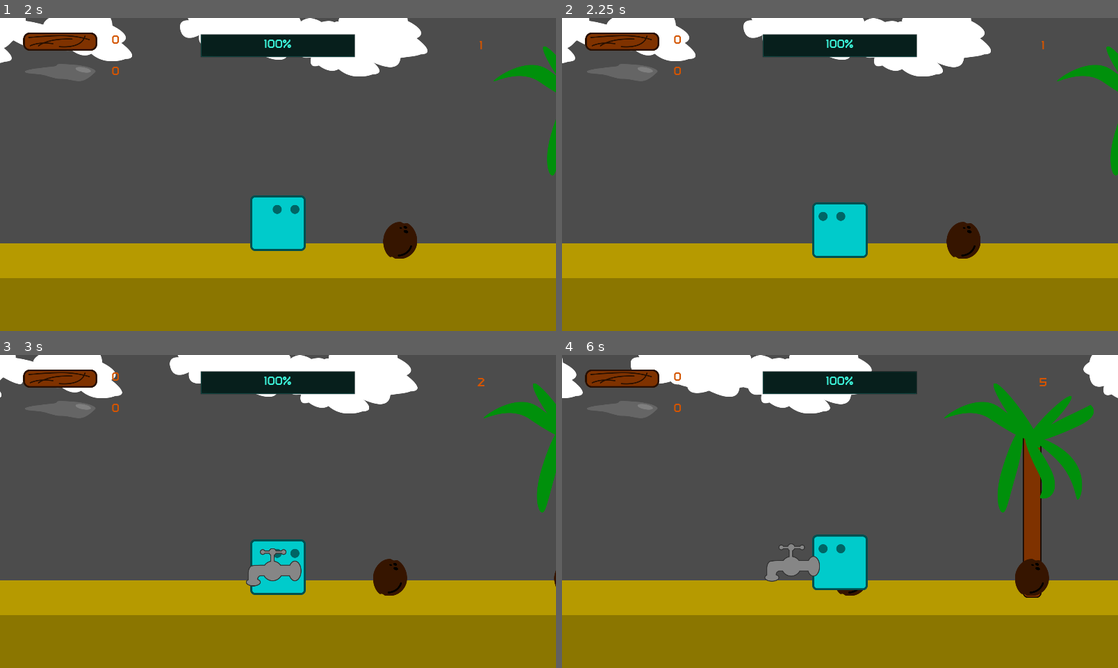
Above: before the commit, frames 1-4 (two rows, left to right).
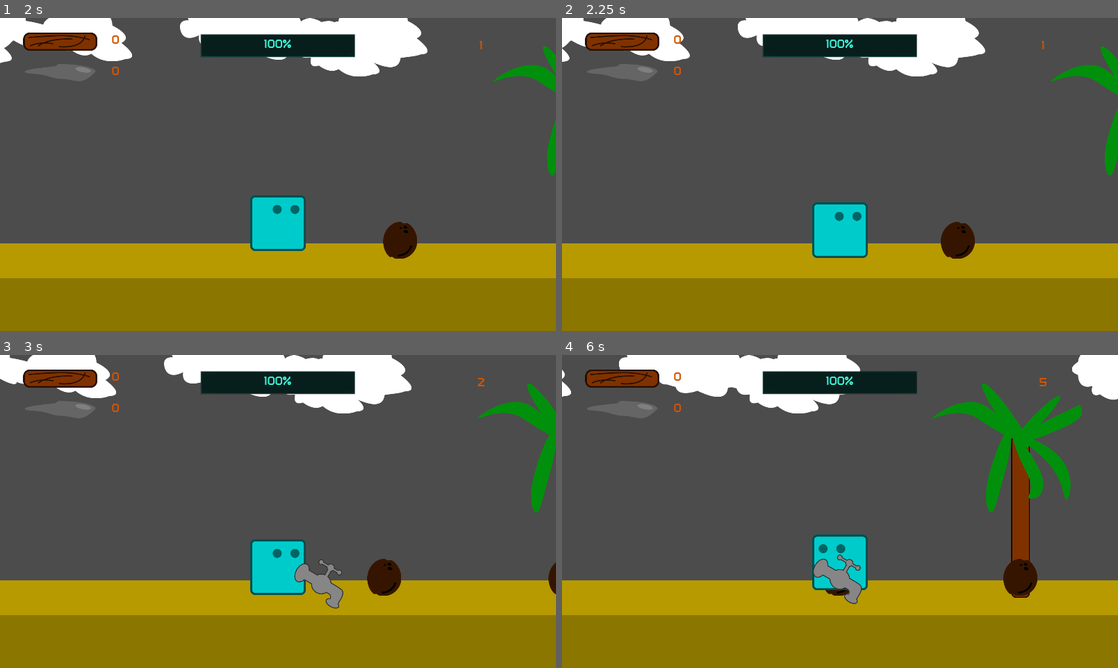
Above: after the commit, the same moments.

Repository: AlixBarreaux/coconut-survival
Game: Godot game, scene res://GUI/Main Menu/MainMenu.tscn
Same seed, same stepped clock (60 frames per second), same inputs: the game is played once before the commit and once after it. Sound files missing from this copy of the repository are replaced by a short silence.
Inputs:
- Up to frame 1 (2 s): click "PLAY" at 0.5 s; tap Enter at 1.25 s; hold D (move_right) from 1.28 s (still down); tap Space (attack) at 1.35 s
- Up to frame 2 (2.25 s): release D (move_right) at 2.03 s; tap Q (build_spike, bound only after the commit) at 2.1 s
- Up to frame 3 (3 s): tap Space (attack) at 2.75 s; hold D (move_right) from 2.78 s (still down); tap A (build_spike, bound only before the commit) at 2.85 s
- Up to frame 4 (6 s): tap E (build_wall) at 3.6 s; release D (move_right) at 4.28 s; tap Space (attack) at 4.35, 5.75 s; tap Enter at 5 s; tap Q (build_spike, bound only after the commit) at 5.1 s; tap A (build_spike, bound only before the commit) at 5.85 s

Frame 1 is identical in both runs. In frame 2, 1.8% of the frame differs, in the area x 0-100%, y 0-77%; in frame 3, 3.1%; in frame 4, 7.7%, in the area x 0-100%, y 0-80%.

Commit message:
Change all input keys to physical key, fix position in Wall scene, remove Wall2 scene.

Diff:
--- a/Buildings/Wall.tscn
+++ b/Buildings/Wall.tscn
@@ -7,7 +7,6 @@
 extents = Vector2( 67, 256 )
 
 [node name="Wall" type="StaticBody2D"]
-position = Vector2( -190, 0 )
 collision_layer = 8
 collision_mask = 8
 script = ExtResource( 2 )
--- a/GUI/Game Over/GameOverMenu.tscn
+++ b/GUI/Game Over/GameOverMenu.tscn
@@ -78,5 +78,6 @@
 __meta__ = {
 "_editor_description_": ""
 }
+
 [connection signal="pressed" from="LabelsContainer/Buttons/Quit" to="." method="_on_Quit_pressed"]
 [connection signal="pressed" from="LabelsContainer/Buttons/PlayAgain" to="." method="_on_PlayAgain_pressed"]
--- a/project.godot
+++ b/project.godot
@@ -103,115 +103,117 @@
 
 ui_accept={
 "deadzone": 0.5,
-"events": [ Object(InputEventKey,"resource_local_to_scene":false,"resource_name":"","device":0,"alt":false,"shift":false,"control":false,"meta":false,"command":false,"pressed":false,"scancode":16777221,"physical_scancode":0,"unicode":0,"echo":false,"script":null)
-, Object(InputEventKey,"resource_local_to_scene":false,"resource_name":"","device":0,"alt":false,"shift":false,"control":false,"meta":false,"command":false,"pressed":false,"scancode":16777222,"physical_scancode":0,"unicode":0,"echo":false,"script":null)
-, Object(InputEventKey,"resource_local_to_scene":false,"resource_name":"","device":0,"alt":false,"shift":false,"control":false,"meta":false,"command":false,"pressed":false,"scancode":32,"physical_scancode":0,"unicode":0,"echo":false,"script":null)
-, Object(InputEventJoypadButton,"resource_local_to_scene":false,"resource_name":"","device":0,"button_index":0,"pressure":0.0,"pressed":false,"script":null)
+"events": [ Object(InputEventJoypadButton,"resource_local_to_scene":false,"resource_name":"","device":0,"button_index":0,"pressure":0.0,"pressed":false,"script":null)
+, Object(InputEventKey,"resource_local_to_scene":false,"resource_name":"","device":0,"alt":false,"shift":false,"control":false,"meta":false,"command":false,"pressed":false,"scancode":0,"physical_scancode":16777221,"unicode":0,"echo":false,"script":null)
+, Object(InputEventKey,"resource_local_to_scene":false,"resource_name":"","device":0,"alt":false,"shift":false,"control":false,"meta":false,"command":false,"pressed":false,"scancode":0,"physical_scancode":16777222,"unicode":0,"echo":false,"script":null)
+, Object(InputEventKey,"resource_local_to_scene":false,"resource_name":"","device":0,"alt":false,"shift":false,"control":false,"meta":false,"command":false,"pressed":false,"scancode":0,"physical_scancode":32,"unicode":0,"echo":false,"script":null)
  ]
 }
 ui_select={
 "deadzone": 0.5,
-"events": [ Object(InputEventKey,"resource_local_to_scene":false,"resource_name":"","device":0,"alt":false,"shift":false,"control":false,"meta":false,"command":false,"pressed":false,"scancode":32,"physical_scancode":0,"unicode":0,"echo":false,"script":null)
-, Object(InputEventJoypadButton,"resource_local_to_scene":false,"resource_name":"","device":0,"button_index":3,"pressure":0.0,"pressed":false,"script":null)
+"events": [ Object(InputEventJoypadButton,"resource_local_to_scene":false,"resource_name":"","device":0,"button_index":3,"pressure":0.0,"pressed":false,"script":null)
+, Object(InputEventKey,"resource_local_to_scene":false,"resource_name":"","device":0,"alt":false,"shift":false,"control":false,"meta":false,"command":false,"pressed":false,"scancode":0,"physical_scancode":32,"unicode":0,"echo":false,"script":null)
  ]
 }
 ui_cancel={
 "deadzone": 0.5,
-"events": [ Object(InputEventKey,"resource_local_to_scene":false,"resource_name":"","device":0,"alt":false,"shift":false,"control":false,"meta":false,"command":false,"pressed":false,"scancode":16777217,"physical_scancode":0,"unicode":0,"echo":false,"script":null)
-, Object(InputEventJoypadButton,"resource_local_to_scene":false,"resource_name":"","device":0,"button_index":1,"pressure":0.0,"pressed":false,"script":null)
+"events": [ Object(InputEventJoypadButton,"resource_local_to_scene":false,"resource_name":"","device":0,"button_index":1,"pressure":0.0,"pressed":false,"script":null)
+, Object(InputEventKey,"resource_local_to_scene":false,"resource_name":"","device":0,"alt":false,"shift":false,"control":false,"meta":false,"command":false,"pressed":false,"scancode":0,"physical_scancode":16777217,"unicode":0,"echo":false,"script":null)
  ]
 }
 ui_focus_next={
 "deadzone": 0.5,
-"events": [ Object(InputEventKey,"resource_local_to_scene":false,"resource_name":"","device":0,"alt":false,"shift":false,"control":false,"meta":false,"command":false,"pressed":false,"scancode":16777218,"physical_scancode":0,"unicode":0,"echo":false,"script":null)
+"events": [ Object(InputEventKey,"resource_local_to_scene":false,"resource_name":"","device":0,"alt":false,"shift":false,"control":false,"meta":false,"command":false,"pressed":false,"scancode":0,"physical_scancode":16777218,"unicode":0,"echo":false,"script":null)
  ]
 }
 ui_focus_prev={
 "deadzone": 0.5,
-"events": [ Object(InputEventKey,"resource_local_to_scene":false,"resource_name":"","device":0,"alt":false,"shift":true,"control":false,"meta":false,"command":false,"pressed":false,"scancode":16777218,"physical_scancode":0,"unicode":0,"echo":false,"script":null)
+"events": [ Object(InputEventKey,"resource_local_to_scene":false,"resource_name":"","device":0,"alt":false,"shift":true,"control":false,"meta":false,"command":false,"pressed":false,"scancode":0,"physical_scancode":16777218,"unicode":0,"echo":false,"script":null)
  ]
 }
 ui_left={
 "deadzone": 0.5,
-"events": [ Object(InputEventKey,"resource_local_to_scene":false,"resource_name":"","device":0,"alt":false,"shift":false,"control":false,"meta":false,"command":false,"pressed":false,"scancode":16777231,"physical_scancode":0,"unicode":0,"echo":false,"script":null)
-, Object(InputEventJoypadMotion,"resource_local_to_scene":false,"resource_name":"","device":0,"axis":0,"axis_value":-1.0,"script":null)
+"events": [ Object(InputEventJoypadMotion,"resource_local_to_scene":false,"resource_name":"","device":0,"axis":0,"axis_value":-1.0,"script":null)
+, Object(InputEventKey,"resource_local_to_scene":false,"resource_name":"","device":0,"alt":false,"shift":false,"control":false,"meta":false,"command":false,"pressed":false,"scancode":0,"physical_scancode":16777231,"unicode":0,"echo":false,"script":null)
  ]
 }
 ui_right={
 "deadzone": 0.5,
-"events": [ Object(InputEventKey,"resource_local_to_scene":false,"resource_name":"","device":0,"alt":false,"shift":false,"control":false,"meta":false,"command":false,"pressed":false,"scancode":16777233,"physical_scancode":0,"unicode":0,"echo":false,"script":null)
-, Object(InputEventJoypadMotion,"resource_local_to_scene":false,"resource_name":"","device":0,"axis":0,"axis_value":1.0,"script":null)
+"events": [ Object(InputEventJoypadMotion,"resource_local_to_scene":false,"resource_name":"","device":0,"axis":0,"axis_value":1.0,"script":null)
+, Object(InputEventKey,"resource_local_to_scene":false,"resource_name":"","device":0,"alt":false,"shift":false,"control":false,"meta":false,"command":false,"pressed":false,"scancode":0,"physical_scancode":16777233,"unicode":0,"echo":false,"script":null)
  ]
 }
 ui_up={
 "deadzone": 0.5,
-"events": [ Object(InputEventKey,"resource_local_to_scene":false,"resource_name":"","device":0,"alt":false,"shift":false,"control":false,"meta":false,"command":false,"pressed":false,"scancode":16777232,"physical_scancode":0,"unicode":0,"echo":false,"script":null)
-, Object(InputEventJoypadMotion,"resource_local_to_scene":false,"resource_name":"","device":0,"axis":1,"axis_value":-1.0,"script":null)
+"events": [ Object(InputEventJoypadMotion,"resource_local_to_scene":false,"resource_name":"","device":0,"axis":1,"axis_value":-1.0,"script":null)
+, Object(InputEventKey,"resource_local_to_scene":false,"resource_name":"","device":0,"alt":false,"shift":false,"control":false,"meta":false,"command":false,"pressed":false,"scancode":0,"physical_scancode":16777232,"unicode":0,"echo":false,"script":null)
  ]
 }
 ui_down={
 "deadzone": 0.5,
-"events": [ Object(InputEventKey,"resource_local_to_scene":false,"resource_name":"","device":0,"alt":false,"shift":false,"control":false,"meta":false,"command":false,"pressed":false,"scancode":16777234,"physical_scancode":0,"unicode":0,"echo":false,"script":null)
-, Object(InputEventJoypadMotion,"resource_local_to_scene":false,"resource_name":"","device":0,"axis":1,"axis_value":1.0,"script":null)
+"events": [ Object(InputEventJoypadMotion,"resource_local_to_scene":false,"resource_name":"","device":0,"axis":1,"axis_value":1.0,"script":null)
+, Object(InputEventKey,"resource_local_to_scene":false,"resource_name":"","device":0,"alt":false,"shift":false,"control":false,"meta":false,"command":false,"pressed":false,"scancode":0,"physical_scancode":16777234,"unicode":0,"echo":false,"script":null)
  ]
 }
 ui_page_up={
 "deadzone": 0.5,
-"events": [ Object(InputEventKey,"resource_local_to_scene":false,"resource_name":"","device":0,"alt":false,"shift":false,"control":false,"meta":false,"command":false,"pressed":false,"scancode":16777235,"physical_scancode":0,"unicode":0,"echo":false,"script":null)
+"events": [ Object(InputEventKey,"resource_local_to_scene":false,"resource_name":"","device":0,"alt":false,"shift":false,"control":false,"meta":false,"command":false,"pressed":false,"scancode":0,"physical_scancode":16777235,"unicode":0,"echo":false,"script":null)
  ]
 }
 ui_page_down={
 "deadzone": 0.5,
-"events": [ Object(InputEventKey,"resource_local_to_scene":false,"resource_name":"","device":0,"alt":false,"shift":false,"control":false,"meta":false,"command":false,"pressed":false,"scancode":16777236,"physical_scancode":0,"unicode":0,"echo":false,"script":null)
+"events": [ Object(InputEventKey,"resource_local_to_scene":false,"resource_name":"","device":0,"alt":false,"shift":false,"control":false,"meta":false,"command":false,"pressed":false,"scancode":0,"physical_scancode":16777236,"unicode":0,"echo":false,"script":null)
  ]
 }
 ui_home={
 "deadzone": 0.5,
-"events": [ Object(InputEventKey,"resource_local_to_scene":false,"resource_name":"","device":0,"alt":false,"shift":false,"control":false,"meta":false,"command":false,"pressed":false,"scancode":16777229,"physical_scancode":0,"unicode":0,"echo":false,"script":null)
+"events": [ Object(InputEventKey,"resource_local_to_scene":false,"resource_name":"","device":0,"alt":false,"shift":false,"control":false,"meta":false,"command":false,"pressed":false,"scancode":0,"physical_scancode":16777229,"unicode":0,"echo":false,"script":null)
  ]
 }
 ui_end={
 "deadzone": 0.5,
-"events": [ Object(InputEventKey,"resource_local_to_scene":false,"resource_name":"","device":0,"alt":false,"shift":false,"control":false,"meta":false,"command":false,"pressed":false,"scancode":16777230,"physical_scancode":0,"unicode":0,"echo":false,"script":null)
+"events": [ Object(InputEventKey,"resource_local_to_scene":false,"resource_name":"","device":0,"alt":false,"shift":false,"control":false,"meta":false,"command":false,"pressed":false,"scancode":0,"physical_scancode":16777230,"unicode":0,"echo":false,"script":null)
  ]
 }
 move_left={
 "deadzone": 0.5,
-"events": [ Object(InputEventKey,"resource_local_to_scene":false,"resource_name":"","device":0,"alt":false,"shift":false,"control":false,"meta":false,"command":false,"pressed":false,"scancode":81,"physical_scancode":0,"unicode":0,"echo":false,"script":null)
-, Object(InputEventJoypadMotion,"resource_local_to_scene":false,"resource_name":"","device":0,"axis":0,"axis_value":-1.0,"script":null)
-, Object(InputEventKey,"resource_local_to_scene":false,"resource_name":"","device":0,"alt":false,"shift":false,"control":false,"meta":false,"command":false,"pressed":false,"scancode":16777231,"physical_scancode":0,"unicode":0,"echo":false,"script":null)
-, Object(InputEventKey,"resource_local_to_scene":false,"resource_name":"","device":0,"alt":false,"shift":false,"control":false,"meta":false,"command":false,"pressed":false,"scancode":65,"physical_scancode":0,"unicode":0,"echo":false,"script":null)
+"events": [ Object(InputEventJoypadMotion,"resource_local_to_scene":false,"resource_name":"","device":0,"axis":0,"axis_value":-1.0,"script":null)
+, Object(InputEventKey,"resource_local_to_scene":false,"resource_name":"","device":0,"alt":false,"shift":false,"control":false,"meta":false,"command":false,"pressed":false,"scancode":0,"physical_scancode":65,"unicode":0,"echo":false,"script":null)
+, Object(InputEventKey,"resource_local_to_scene":false,"resource_name":"","device":0,"alt":false,"shift":false,"control":false,"meta":false,"command":false,"pressed":false,"scancode":0,"physical_scancode":16777231,"unicode":0,"echo":false,"script":null)
  ]
 }
 move_right={
 "deadzone": 0.5,
-"events": [ Object(InputEventKey,"resource_local_to_scene":false,"resource_name":"","device":0,"alt":false,"shift":false,"control":false,"meta":false,"command":false,"pressed":false,"scancode":68,"physical_scancode":0,"unicode":0,"echo":false,"script":null)
-, Object(InputEventJoypadMotion,"resource_local_to_scene":false,"resource_name":"","device":0,"axis":0,"axis_value":1.0,"script":null)
-, Object(InputEventKey,"resource_local_to_scene":false,"resource_name":"","device":0,"alt":false,"shift":false,"control":false,"meta":false,"command":false,"pressed":false,"scancode":16777233,"physical_scancode":0,"unicode":0,"echo":false,"script":null)
+"events": [ Object(InputEventJoypadMotion,"resource_local_to_scene":false,"resource_name":"","device":0,"axis":0,"axis_value":1.0,"script":null)
+, Object(InputEventKey,"resource_local_to_scene":false,"resource_name":"","device":0,"alt":false,"shift":false,"control":false,"meta":false,"command":false,"pressed":false,"scancode":0,"physical_scancode":68,"unicode":0,"echo":false,"script":null)
+, Object(InputEventKey,"resource_local_to_scene":false,"resource_name":"","device":0,"alt":false,"shift":false,"control":false,"meta":false,"command":false,"pressed":false,"scancode":0,"physical_scancode":16777233,"unicode":0,"echo":false,"script":null)
  ]
 }
 attack={
 "deadzone": 0.5,
-"events": [ Object(InputEventKey,"resource_local_to_scene":false,"resource_name":"","device":0,"alt":false,"shift":false,"control":false,"meta":false,"command":false,"pressed":false,"scancode":32,"physical_scancode":0,"unicode":0,"echo":false,"script":null)
-, Object(InputEventJoypadButton,"resource_local_to_scene":false,"resource_name":"","device":0,"button_index":0,"pressure":0.0,"pressed":false,"script":null)
+"events": [ Object(InputEventJoypadButton,"resource_local_to_scene":false,"resource_name":"","device":0,"button_index":0,"pressure":0.0,"pressed":false,"script":null)
+, Object(InputEventKey,"resource_local_to_scene":false,"resource_name":"","device":0,"alt":false,"shift":false,"control":false,"meta":false,"command":false,"pressed":false,"scancode":0,"physical_scancode":32,"unicode":0,"echo":false,"script":null)
+, Object(InputEventMouseButton,"resource_local_to_scene":false,"resource_name":"","device":0,"alt":false,"shift":false,"control":false,"meta":false,"command":false,"button_mask":0,"position":Vector2( 0, 0 ),"global_position":Vector2( 0, 0 ),"factor":1.0,"button_index":1,"pressed":false,"doubleclick":false,"script":null)
  ]
 }
 build_spike={
 "deadzone": 0.5,
-"events": [ Object(InputEventKey,"resource_local_to_scene":false,"resource_name":"","device":0,"alt":false,"shift":false,"control":false,"meta":false,"command":false,"pressed":false,"scancode":65,"physical_scancode":0,"unicode":0,"echo":false,"script":null)
-, Object(InputEventJoypadButton,"resource_local_to_scene":false,"resource_name":"","device":0,"button_index":1,"pressure":0.0,"pressed":false,"script":null)
+"events": [ Object(InputEventJoypadButton,"resource_local_to_scene":false,"resource_name":"","device":0,"button_index":1,"pressure":0.0,"pressed":false,"script":null)
+, Object(InputEventKey,"resource_local_to_scene":false,"resource_name":"","device":0,"alt":false,"shift":false,"control":false,"meta":false,"command":false,"pressed":false,"scancode":0,"physical_scancode":81,"unicode":0,"echo":false,"script":null)
+, Object(InputEventMouseButton,"resource_local_to_scene":false,"resource_name":"","device":0,"alt":false,"shift":false,"control":false,"meta":false,"command":false,"button_mask":0,"position":Vector2( 0, 0 ),"global_position":Vector2( 0, 0 ),"factor":1.0,"button_index":3,"pressed":false,"doubleclick":false,"script":null)
  ]
 }
 build_wall={
 "deadzone": 0.5,
-"events": [ Object(InputEventKey,"resource_local_to_scene":false,"resource_name":"","device":0,"alt":false,"shift":false,"control":false,"meta":false,"command":false,"pressed":false,"scancode":69,"physical_scancode":0,"unicode":0,"echo":false,"script":null)
-, Object(InputEventJoypadButton,"resource_local_to_scene":false,"resource_name":"","device":0,"button_index":3,"pressure":0.0,"pressed":false,"script":null)
+"events": [ Object(InputEventJoypadButton,"resource_local_to_scene":false,"resource_name":"","device":0,"button_index":3,"pressure":0.0,"pressed":false,"script":null)
+, Object(InputEventKey,"resource_local_to_scene":false,"resource_name":"","device":0,"alt":false,"shift":false,"control":false,"meta":false,"command":false,"pressed":false,"scancode":0,"physical_scancode":69,"unicode":0,"echo":false,"script":null)
+, Object(InputEventMouseButton,"resource_local_to_scene":false,"resource_name":"","device":0,"alt":false,"shift":false,"control":false,"meta":false,"command":false,"button_mask":0,"position":Vector2( 0, 0 ),"global_position":Vector2( 0, 0 ),"factor":1.0,"button_index":2,"pressed":false,"doubleclick":false,"script":null)
  ]
 }
 pause_game={
 "deadzone": 0.5,
-"events": [ Object(InputEventKey,"resource_local_to_scene":false,"resource_name":"","device":0,"alt":false,"shift":false,"control":false,"meta":false,"command":false,"pressed":false,"scancode":16777217,"physical_scancode":0,"unicode":0,"echo":false,"script":null)
-, Object(InputEventJoypadButton,"resource_local_to_scene":false,"resource_name":"","device":0,"button_index":11,"pressure":0.0,"pressed":false,"script":null)
+"events": [ Object(InputEventJoypadButton,"resource_local_to_scene":false,"resource_name":"","device":0,"button_index":11,"pressure":0.0,"pressed":false,"script":null)
+, Object(InputEventKey,"resource_local_to_scene":false,"resource_name":"","device":0,"alt":false,"shift":false,"control":false,"meta":false,"command":false,"pressed":false,"scancode":0,"physical_scancode":16777217,"unicode":0,"echo":false,"script":null)
  ]
 }
 
